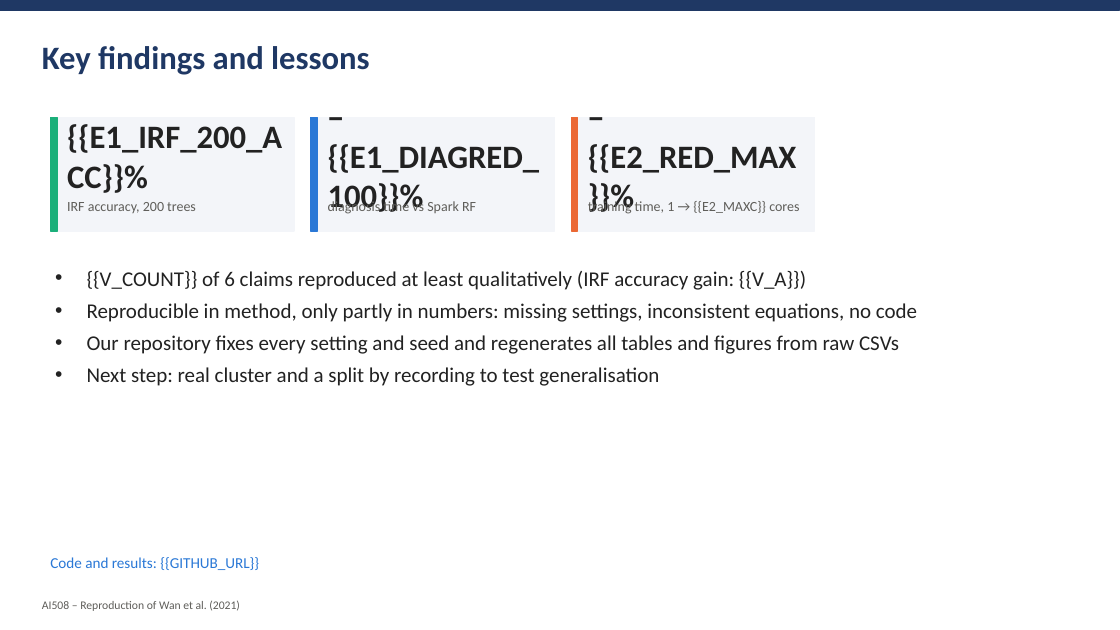
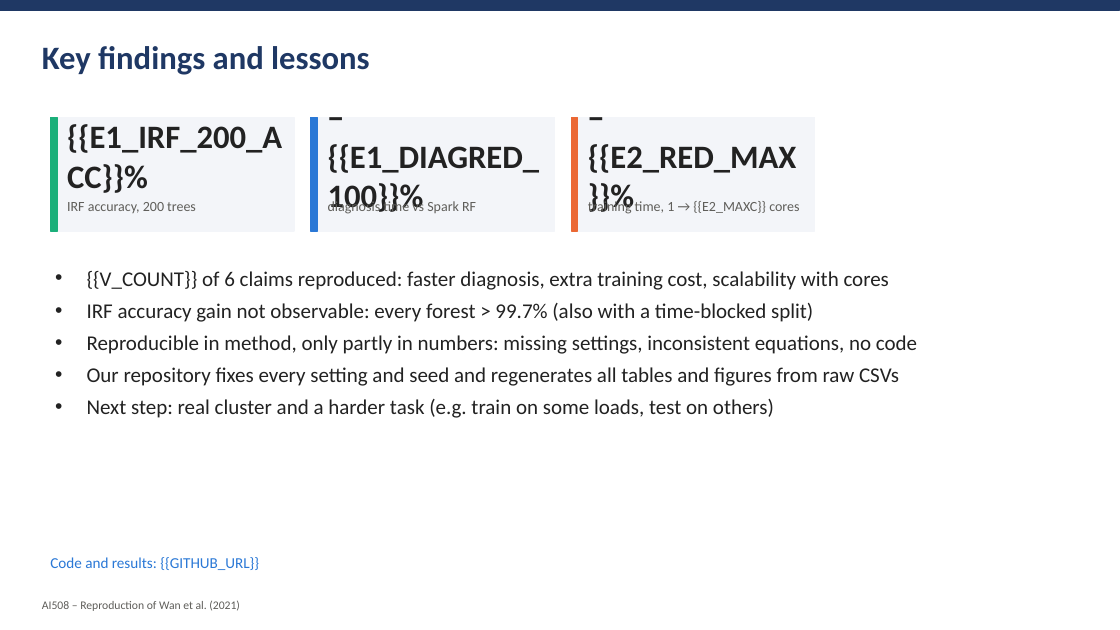
Before and after one commit to amnaaljasmi701/ai508-bearing-irf-reproduction, a slide deck: slide 13 of report/presentation_template.pptx. Drawn at 1120x630 pixels with LibreOffice and Linux fonts; fonts in the diff are those of the drawing. Boxes give left, top, right and bottom in pixels: in the first picture for what was removed or moved away, otherwise in the second. Text is boxed around its words. In the diff, an @@ line names an element or a change of style, - is before the commit and + after.

```diff
--- a/report/presentation_template.pptx
+++ b/report/presentation_template.pptx
@@ text at (87, 271, 889, 322): text changed @@
-• {{V_COUNT}} of 6 claims reproduced at least qualitatively (IRF accuracy gain: {{V_A}})
+• {{V_COUNT}} of 6 claims reproduced: faster diagnosis, extra training cost, scalability with cores
+• IRF accuracy gain not observable: every forest > 99.7% (also with a time-blocked split)
@@ text at (87, 399, 774, 418): text changed @@
-• Next step: real cluster and a split by recording to test generalisation
+• Next step: real cluster and a harder task (e.g. train on some loads, test on others)
```
Also in this commit, not shown: 2 other slides changed, 18 other files.
